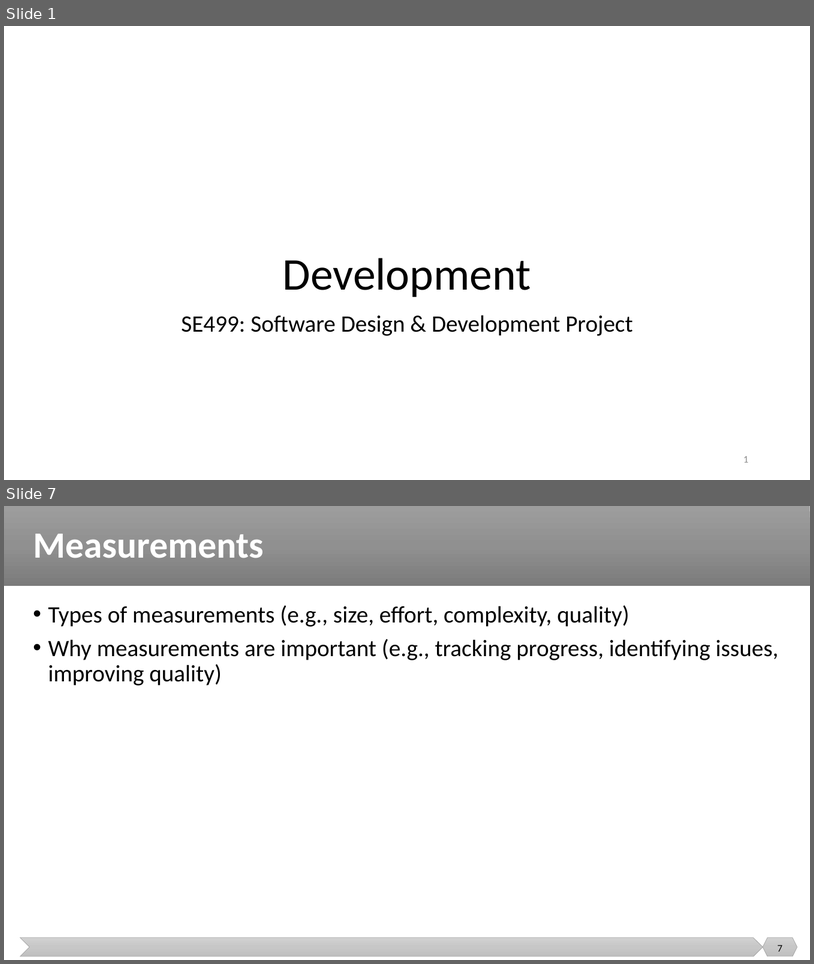
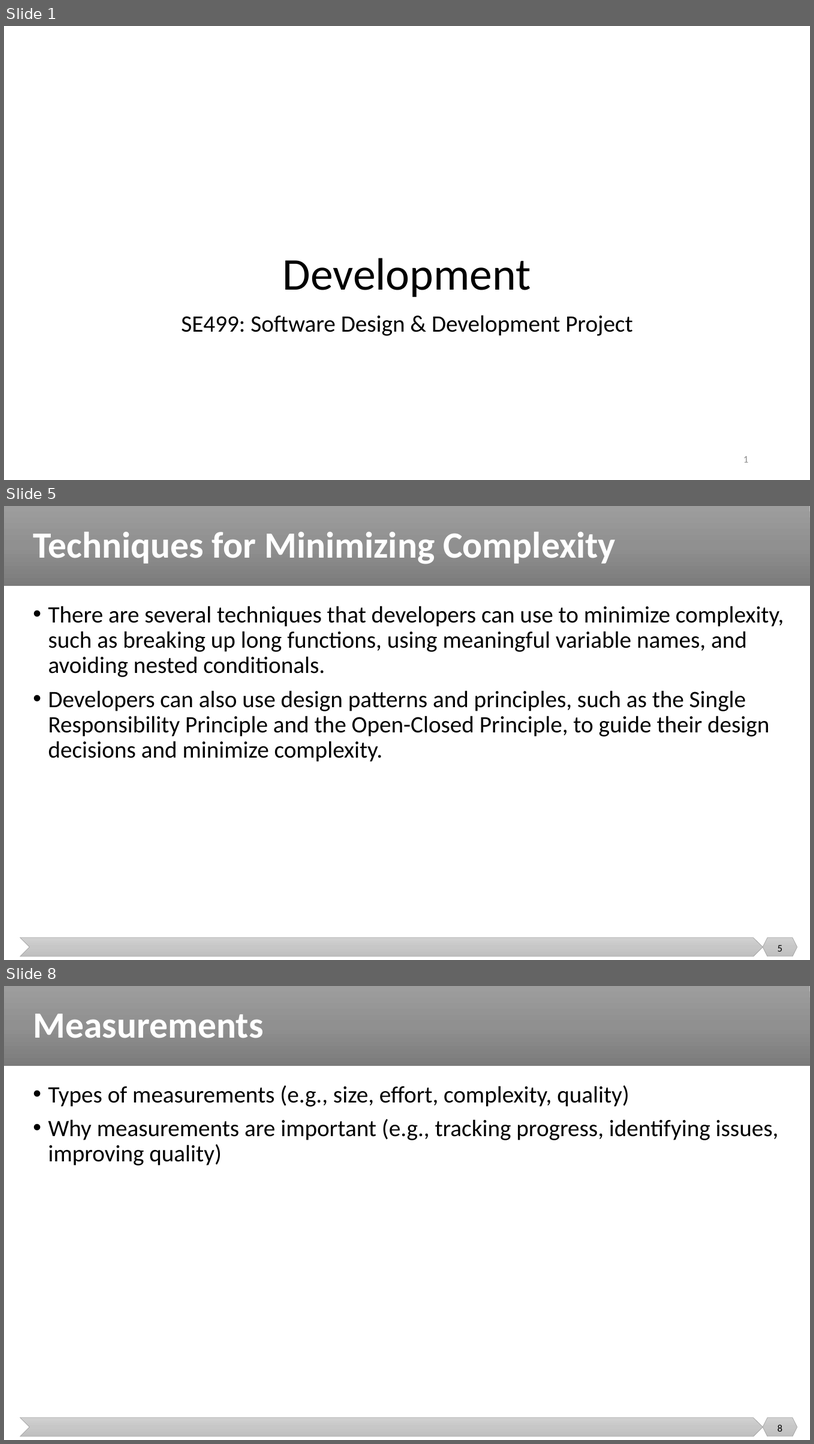
Before and after one commit to malenezi/malenezi, a slide deck: SE499/Lectures/5/Development.pptx. Shown one above the other, each under a label of ours: slides 1 and 7 before the commit, slides 1, 5 and 8 after it; the slides between them are not shown. The pictures are 814x964 and 814x1444 pixels, drawn with LibreOffice and Linux fonts; fonts in the diff are those of the drawing; background and template pictures are left out. Boxes give left, top, right and bottom in pixels: in the first picture for what was removed or moved away, otherwise in the second. Text is boxed around its words. In the diff, an @@ line names an element or a change of style, - is before the commit and + after.

```diff
--- a/SE499/Lectures/5/Development.pptx
+++ b/SE499/Lectures/5/Development.pptx
@@ slide 5 added at bbox=[4, 506, 810, 960], background #FFFFFF; not listed: 3 template elements that a slide beside it also shows @@
@@ title added at bbox=[33, 532, 616, 564], 44 pt, text #FFFFFF, bold @@
+Techniques for Minimizing Complexity
@@ text added at bbox=[48, 606, 784, 762], 28 pt, text #000000 @@
+• There are several techniques that developers can use to minimize complexity, such as breaking up long functions, using meaningful variable names, and avoiding nested conditionals.
+• Developers can also use design patterns and principles, such as the Single Responsibility Principle and the Open-Closed Principle, to guide their design decisions and minimize complexity.
@@ page number added at bbox=[778, 945, 783, 951], 12 pt, text #000000 @@
+5
@@ what was slide 7 is now slide 8 @@
@@ page number at bbox=[778, 1424, 783, 1431]: text changed @@
-7
+8
```
Also in this commit, not shown: 9 other slides added, 1 other file.
